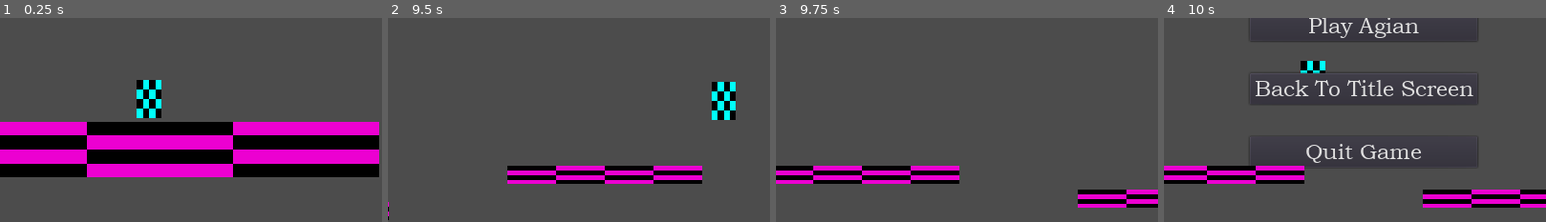
Above: before the commit, frames 1-4 (left to right).
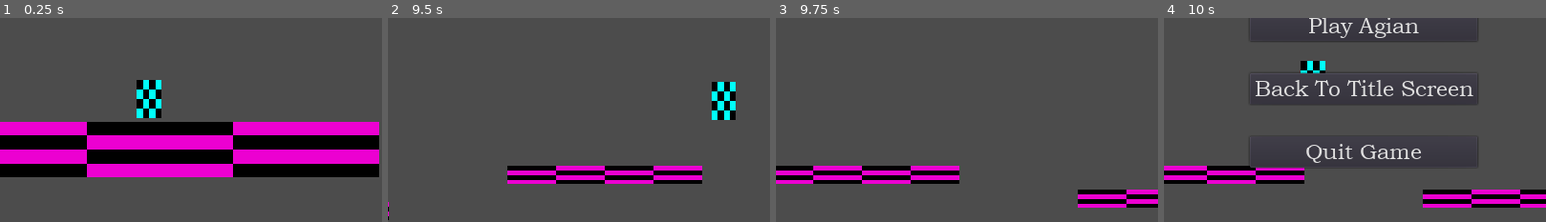
Above: after the commit, the same moments.

Repository: mxd1760/Marc-2
Game: Godot game, scene res://Title Screen.tscn
Same seed, same stepped clock (60 frames per second), same inputs: the game is played once before the commit and once after it.
Inputs:
- Up to frame 1 (0.25 s): no input
- Up to frame 2 (9.5 s): click "Play" at 0.5 s; hold Right (ui_right) 1.28-2.78 s; tap Space (grapple) at 1.35, 2.1, 2.85, 3.6, 4.35, 5.85, 6.6, 7.35, 8.1, 8.85 s; tap Up (ui_up) at 1.52, 2.27, 3.77, 4.52, 6.02, 7.52, 8.27, 9.02 s; hold Left (ui_left) 2.78-3.53 s; hold Right (ui_right) 3.53-5 s; tap Escape (pause) at 4.9 s; click "Restart" at 5 s; hold Left (ui_left) 5.78-6.53 s; hold Right (ui_right) 6.53-7.28 s; hold Left (ui_left) 7.28-8.78 s; hold Right (ui_right) from 8.78 s (still down)
- Up to frame 3 (9.75 s): keep holding Right (ui_right); tap Space (grapple) at 9.6 s
- Up to frame 4 (10 s): keep holding Right (ui_right)
The pictures show only the part of the screen within x 20-70%, y 41-91%; the shares and areas given below are measured in that part.

Frames 1-3 are identical in both runs. In frame 4, 0.2% of the frame differs, in the area x 22-37%, y 72-74%.

Commit message:
fixed the platform layering bug

Diff:
--- a/Game Scene.tscn
+++ b/Game Scene.tscn
@@ -13,6 +13,10 @@
 autostart = true
 script = ExtResource( 3 )
 Platform = ExtResource( 2 )
+
+[node name="Plats" type="Node2D" parent="Platforms"]
+light_mask = 8
+z_index = -5
 
 [node name="Right wall" parent="." instance=ExtResource( 2 )]
 position = Vector2( 1053.6, 251.377 )
--- a/scripts/Platforms.gd
+++ b/scripts/Platforms.gd
@@ -2,9 +2,7 @@
 
 export (PackedScene) var Platform
 
-# Declare member variables here. Examples:
-# var a = 2
-# var b = "text"
+
 var phys_paused = false
 
 var PLATFORM_SPEED = 700
@@ -20,10 +18,13 @@
 
 # Called when the node enters the scene tree for the first time.
 func _ready():
+	# init Platform Timer
 	if USE_PROGRAM_WAIT_TIME:
 		wait_time = PROGRAM_WAIT_TIME
+
+	# Spawn Starting Platform
 	var platform = Platform.instance()
-	add_child(platform)
+	$Plats.add_child(platform)
 	platform.position = Vector2(500,400)
 	platform.scale *= STARTING_PLATFORM_SCALE
 	pass # Replace with function body.
@@ -34,7 +35,7 @@
 	set_paused(phys_paused)
 	if not paused:
 		# manage existing platforms
-		for i in get_children():
+		for i in $Plats.get_children():
 			i.position.x -= PLATFORM_SPEED*delta
 			if i.position.x < PLATFORM_DESPAWN_X:
 				i.queue_free()
@@ -43,7 +44,7 @@
 
 func _on_Platforms_timeout():
 	var platform = Platform.instance()
-	add_child(platform)
+	$Plats.add_child(platform)
 	platform.position.x = PLATFORM_SPAWN_X
 	match(NOTES):
 		"A":
